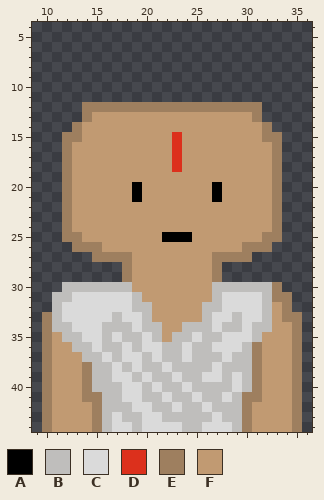
Two states of a pixel-art sprite, assets/finished presidents/India.png. Above, as it was before the edit.
The file is 450x450 pixels, drawn in blocks of 10x10; one block is one cell here. Pixels under 10% opacity are left out. Colours within 5 levels of each other are drawn and written as one. Shown: x 9..36, y 4..44.
Palette (. is transparent): A #000000  B #bfbebc  C #dadada  D #dc301c  E #9e7f5f  F #c19a72
Pixels before, first column x 10:
12 ....EEEEEEEEEEEEEEEEEE....
13 ....EFFFFFFFFFFFFFFFFE....
14 ...EFFFFFFFFFFFFFFFFFFE...
15 ..EEFFFFFFFFFDFFFFFFFFEE..
16 ..EFFFFFFFFFFDFFFFFFFFFE..
17 ..EFFFFFFFFFFDFFFFFFFFFE..
18 ..EFFFFFFFFFFDFFFFFFFFFE..
19 ..EFFFFFFFFFFFFFFFFFFFFE..
20 ..EFFFFFFAFFFFFFFAFFFFFE..
21 ..EFFFFFFAFFFFFFFAFFFFFE..
22 ..EFFFFFFFFFFFFFFFFFFFFE..
23 ..EFFFFFFFFFFFFFFFFFFFFE..
24 ..EFFFFFFFFFFFFFFFFFFFFE..
25 ..EEFFFFFFFFAAAFFFFFFFEE..
26 ...EEEFFFFFFFFFFFFFFEEE...
27 .....EEEEFFFFFFFFEEEE.....
28 ........EFFFFFFFFE........
29 ........EFFFFFFFFE........
30 ..BBBBBBBFFFFFFFFBBBBBBE..
31 .BBCCCCCCBFFFFFFFBCCCCBEE.
32 .BCCCCCCCBBFFFFFBBCCCCBFE.
33 EBCCCCCBCCBFFFFFBCCBCCBFEE
34 EBBCCCBBBCBBFFBBBCBBCBBFFE
35 EFBBCCBCBBCBFBBCBBCCCBFFFE
36 EFFBBCBBCBCCBBCBBCCCBEFFFE
37 EFFFBBCBCCBCBBCBBBCBBEFFFE
38 EFFFEBBCBCBBCBBBBCBBBEFFFE
39 EFFFEBBCCBCBBCBBCCBCBEFFFE
40 EFFFEBBBCCBCBBCBBBBCBEFFFE
41 EFFFEEBBCCBBCBBCBBCBEEFFFE
42 EFFFFEBBBCCBBCBBCBBBEFFFFE
43 EFFFFEBCBBCCBBBBBCBBEFFFFE
44 EFFFFEBCCBCCCCBBCCCBEFFFFE
And afterwards:
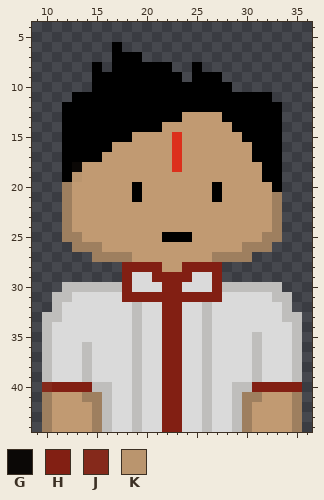
Colours new in this view: G #0b0806  H #821f13  J #85291b  K #ba956e
Diff:
The author put colour A in row 6 at x 17; in row 7 at x 17 to 19; in row 8 at x 15, 17 to 22 and 25; in row 9 at x 15 to 23 and 25 to 27; in row 10 at x 15 to 28; in row 11 at x 13 to 32.
The author put colour A in rows 12 to 13 at x 12 to 13 and 32 to 33; in row 14 at x 12 and 33.
Colour E becomes colour A in row 12 at x 14 to 31; in row 13 at x 14 and 31; in row 14 at x 13 and 32; in row 15 at x 12 to 13 and 32 to 33; in rows 16 to 19 at x 12 and 33; in row 20 at x 33.
Colour F becomes colour A in row 13 at x 15 to 23 and 28 to 30; in row 14 at x 14 to 21 and 29 to 31; in row 15 at x 14 to 18 and 30 to 31; in row 16 at x 13 to 16 and 31 to 32; in row 17 at x 13 to 15 and 31 to 32; in rows 18 to 19 at x 32.
Colour C becomes colour B in rows 33 to 34 at x 19; in rows 37 to 38 at x 19; in row 39 at x 26; in row 40 at x 19 and 29; in row 41 at x 19; in row 42 at x 19 and 26.
Colour C becomes colour B in row 44 at x 26.
Colour E becomes colour B in row 30 at x 33; in row 31 at x 33 to 34; in row 32 at x 34; in row 33 at x 10 and 34 to 35; in rows 34 to 35 at x 10 and 35; in rows 36 to 37 at x 10, 31 and 35.
Colour E becomes colour B in rows 38 to 39 at x 10, 14, 31 and 35.
Colour B becomes colour C in row 31 at x 32; in row 32 at x 20, 27 and 32; in row 33 at x 17, 20, 29 and 32; in row 34 at x 11 to 12, 16 to 18, 20 to 21, 24 to 25, 28 to 29 and 31 to 32; in row 35 at x 12 to 13, 16, 18, 21, 24 and 27; in row 36 at x 13, 16 to 17, 25 and 30.
Colour B becomes colour C in row 37 at x 15, 17, 20, 25, 27 and 29 to 30; in row 38 at x 15 to 16, 18, 20 to 21, 24 to 25 and 28 to 30; in row 39 at x 15 to 16, 21, 24 to 25, 28 and 30; in row 40 at x 17, 20, 25 and 27 to 28; in row 41 at x 17, 20 to 21, 24 and 27; in row 42 at x 17 to 18, 21, 24 to 25 and 27 to 28.
Colour B becomes colour C in row 43 at x 18, 24 to 25 and 28; in row 44 at x 24 to 25.
Colour F becomes colour C in row 29 at x 19 to 20 and 25 to 26; in row 30 at x 19 to 21 and 24 to 26; in rows 32 to 33 at x 21, 24 to 25 and 33; in row 34 at x 33 to 34; in row 35 at x 11 and 32 to 34; in row 36 at x 11 to 12 and 32 to 34.
Colour F becomes colour C in rows 37 to 39 at x 11 to 13 and 32 to 34.
Colour F becomes colour G in row 18 at x 13.
Colour B becomes colour H in row 30 at x 18 and 27; in row 31 at x 19 and 27; in row 35 at x 23; in rows 36 to 37 at x 22 to 23; in row 38 at x 23; in row 39 at x 22.
Colour B becomes colour H in row 40 at x 22 to 23; in row 41 at x 23; in row 42 at x 22; in row 43 at x 22 to 23.
Colour C becomes colour H in row 31 at x 18; in row 38 at x 22; in row 39 at x 23; in row 41 at x 22; in row 42 at x 23; in row 44 at x 22 to 23.
Colour E becomes colour H in rows 28 to 29 at x 18 and 27; in row 40 at x 14, 31 and 35.
Colour F becomes colour H in row 28 at x 19 to 21 and 24 to 26; in row 29 at x 21 to 24; in row 30 at x 22 to 23; in row 31 at x 20 to 26; in rows 32 to 34 at x 22 to 23; in row 35 at x 22.
Colour F becomes colour H in row 40 at x 11 to 13 and 32 to 34.
Colour E becomes colour J in row 40 at x 10.
Colour F becomes colour K in row 19 at x 13.
Changed places in both pictures, as pixel boxes (x1, y1, x2, y2):
changed: (62, 42, 282, 192)
changed: (42, 262, 302, 432)
